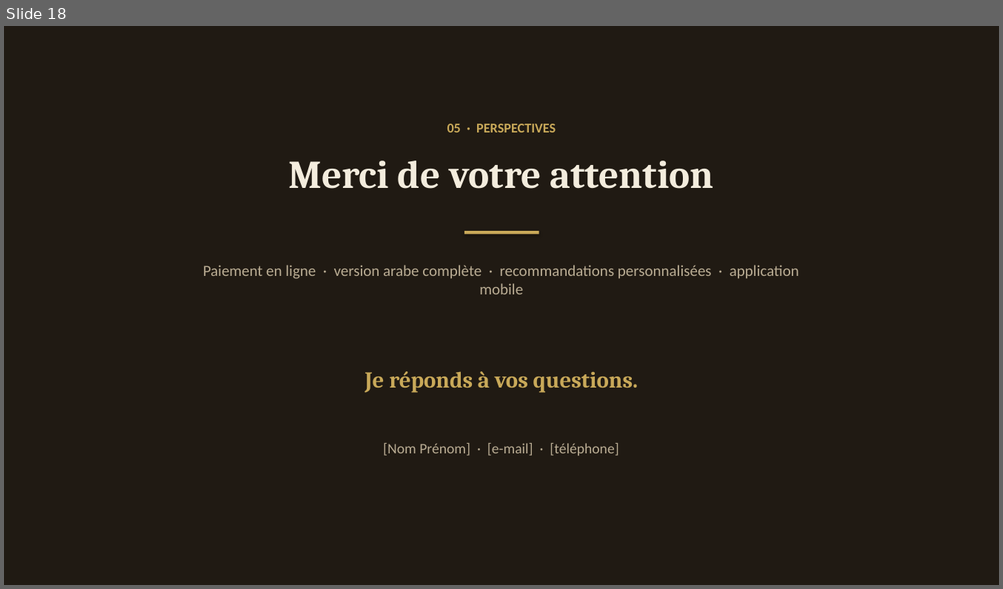
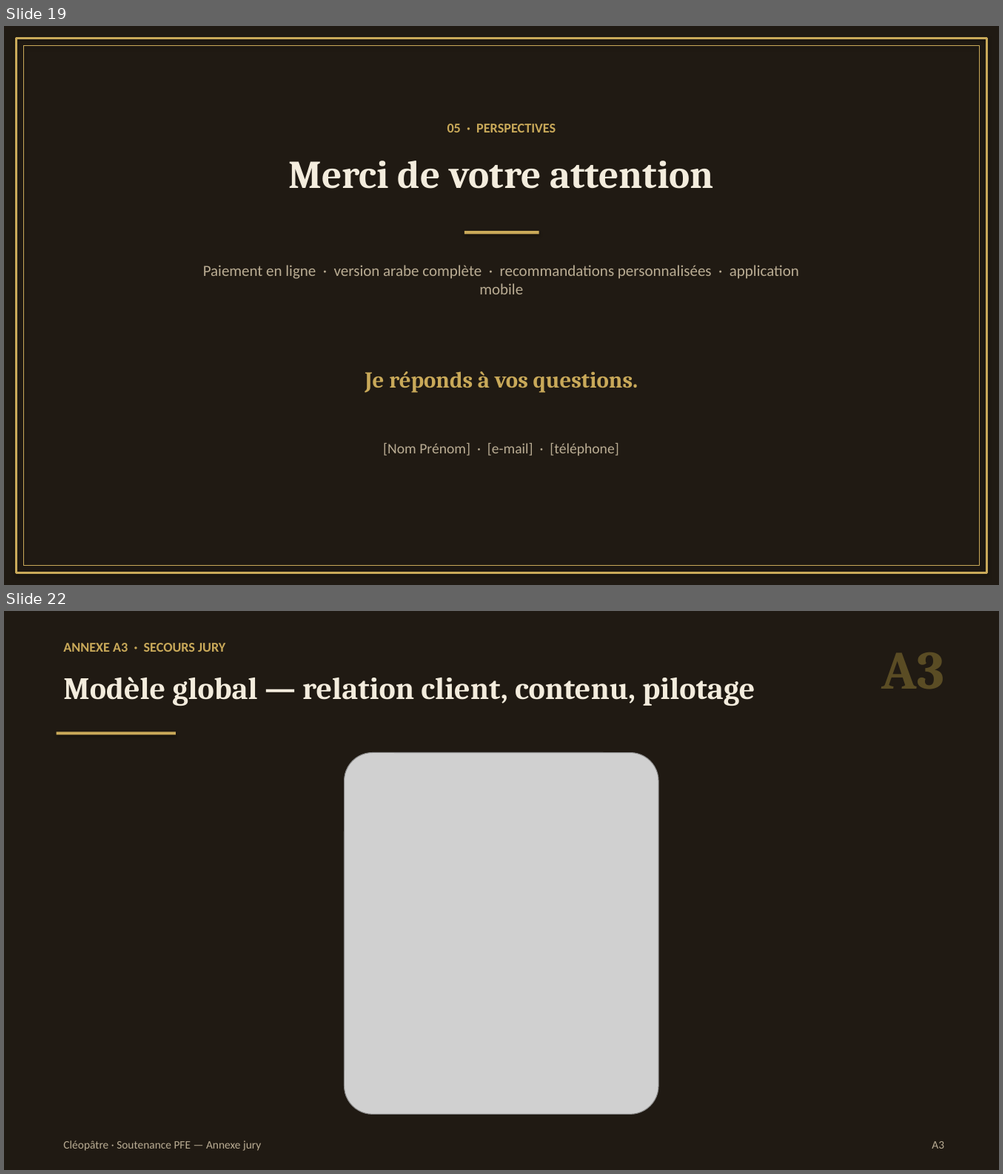
Before and after one commit to Nsm77/cleo-final, a slide deck: soutenance/Soutenance_PFE_Cleopatre.pptx. Shown one above the other, each under a label of ours: slide 18 before the commit, slides 19 and 22 after it; the slides between them are not shown. The pictures are 1003x589 and 1003x1174 pixels, drawn with LibreOffice and Linux fonts; fonts in the diff are those of the drawing; grey boxes stand for pictures. Boxes give left, top, right and bottom in pixels: in the first picture for what was removed or moved away, otherwise in the second. Text is boxed around its words. In the diff, an @@ line names an element or a change of style, - is before the commit and + after.

Commit message:
Next level: rapport 104p cliquable + dos, soutenance 23 diapos (démo + secours jury)

```diff
--- a/soutenance/Soutenance_PFE_Cleopatre.pptx
+++ b/soutenance/Soutenance_PFE_Cleopatre.pptx
@@ slide 22 added at <box>4,611,999,1170</box>, background #FFFFFF @@
@@ rectangle added at <box>4,611,999,1170</box>, fill #201A13 @@
@@ text added at <box>63,643,225,652</box>, 13 pt, text #C9A959, bold @@
+ANNEXE A3 · SECOURS JURY
@@ text added at <box>882,652,944,689</box>, 52 pt, text #5A4C24, bold @@
+A3
@@ text added at <box>63,677,754,706</box>, 30 pt, text #F3ECDD, bold @@
+Modèle global — relation client, contenu, pilotage
@@ rectangle added at <box>57,732,176,735</box>, fill #C9A959 @@
@@ picture added at <box>344,753,658,1115</box> @@
@@ text added at <box>63,1141,261,1151</box>, 11 pt, text #B9AC93 @@
+Cléopâtre · Soutenance PFE — Annexe jury
@@ text added at <box>931,1142,944,1149</box>, 11 pt, text #B9AC93 @@
+A3
@@ what was slide 18 is now slide 19 @@
@@ slide 19 changed as well @@
@@ rectangle added at <box>16,38,987,574</box>, outline #C9A959 2 pt @@
@@ rectangle added at <box>23,45,979,566</box>, outline #C9A959 0.75 pt @@
```
Also in this commit, not shown: 17 other slides changed, 4 other slides added, 4 other files.
